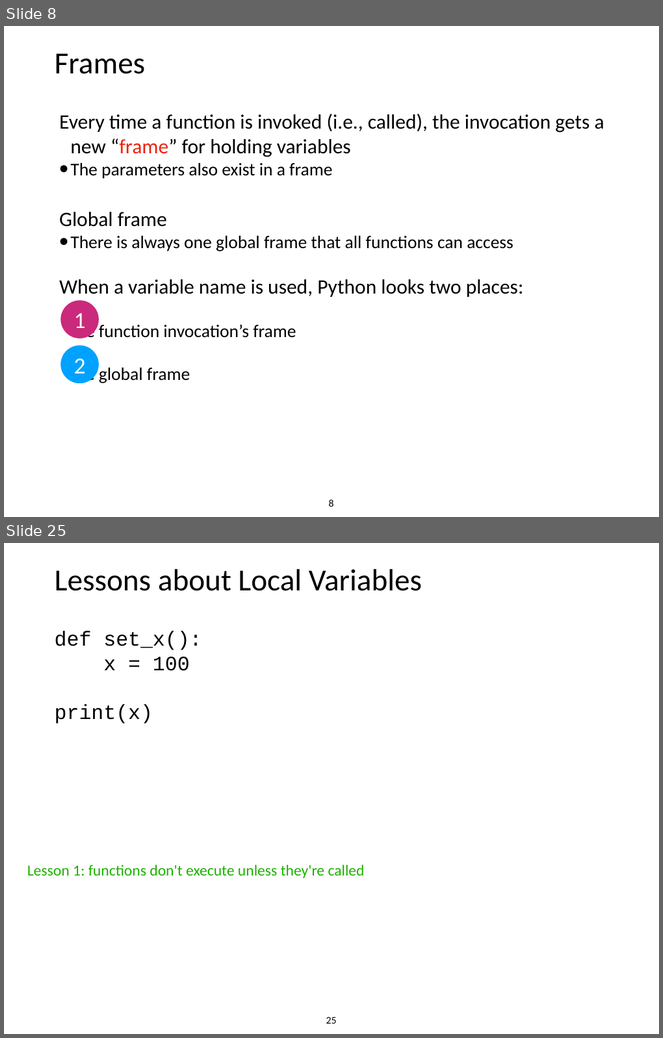
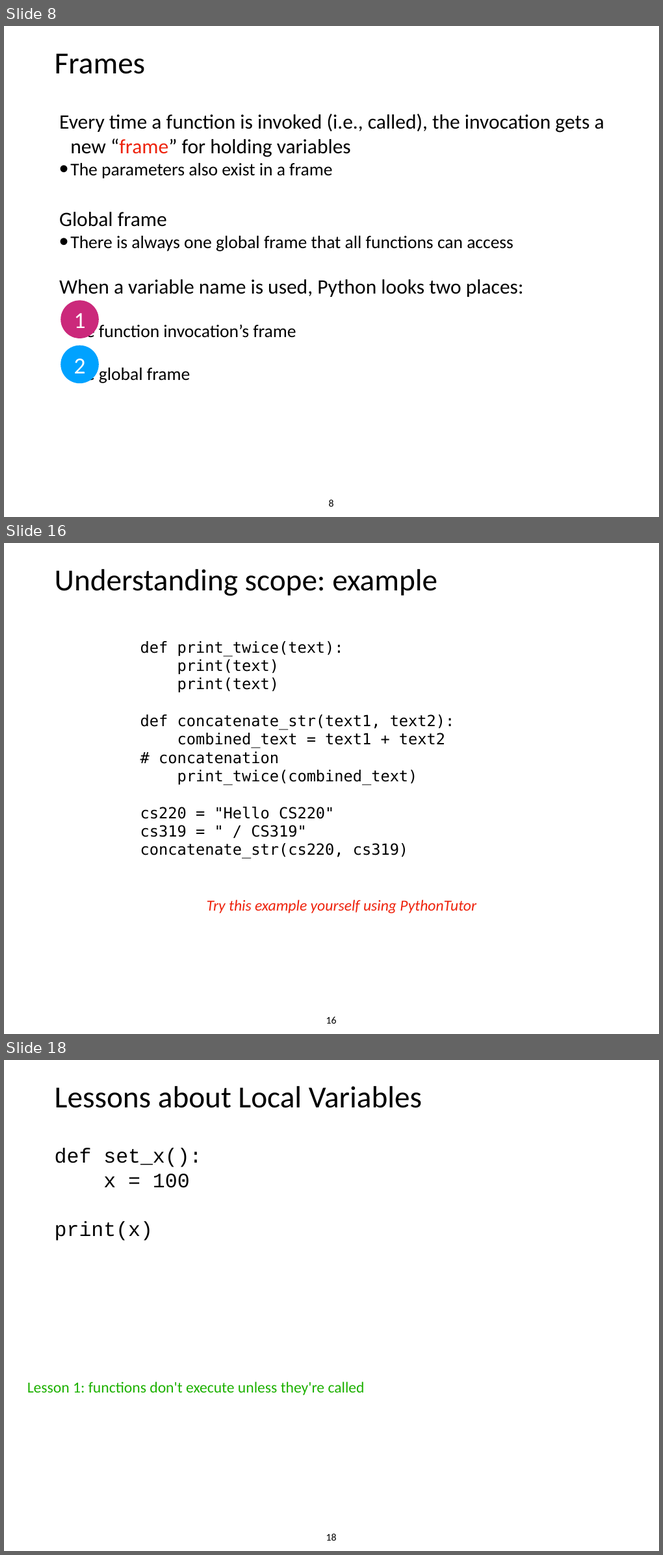
Before and after one commit to tylerharter/caraza-harter-com, a slide deck: tyler/meena/cs220/s22/materials/lecture_ppts/lec_07_S22.ppt. Shown one above the other, each under a label of ours: slides 8 and 25 before the commit, slides 8, 16 and 18 after it; the slides between them are not shown. The pictures are 663x1038 and 663x1555 pixels, drawn with LibreOffice and Linux fonts; fonts in the diff are those of the drawing. Boxes give left, top, right and bottom in pixels: in the first picture for what was removed or moved away, otherwise in the second. Text is boxed around its words. In the diff, an @@ line names an element or a change of style, - is before the commit and + after.

```diff
--- a/tyler/meena/cs220/s22/materials/lecture_ppts/lec_07_S22.ppt
+++ b/tyler/meena/cs220/s22/materials/lecture_ppts/lec_07_S22.ppt
@@ slide 16 added at (4, 543, 659, 1034), background #FFFFFF @@
@@ title added at (55, 569, 438, 596), 48 pt, text #000000 @@
+Understanding scope: example
@@ text added at (140, 641, 455, 859), 24 pt, text #000000 @@
+def print_twice(text):
+print(text)
+print(text)
+def concatenate_str(text1, text2):
+combined_text = text1 + text2 # concatenation
+print_twice(combined_text)
+cs220 = "Hello CS220"
+cs319 = " / CS319"
+concatenate_str(cs220, cs319)
@@ text added at (207, 900, 477, 913), 24 pt, text #EE220C, italic @@
+Try this example yourself using PythonTutor
@@ page number added at (326, 1017, 337, 1024), 16 pt, text #000000 @@
+16
@@ what was slide 25 is now slide 18 @@
@@ page number at (326, 1534, 337, 1541): text changed @@
-25
+18
```
Also in this commit, not shown: 9 slides changed, 2 other slides added, 10 slides removed.
